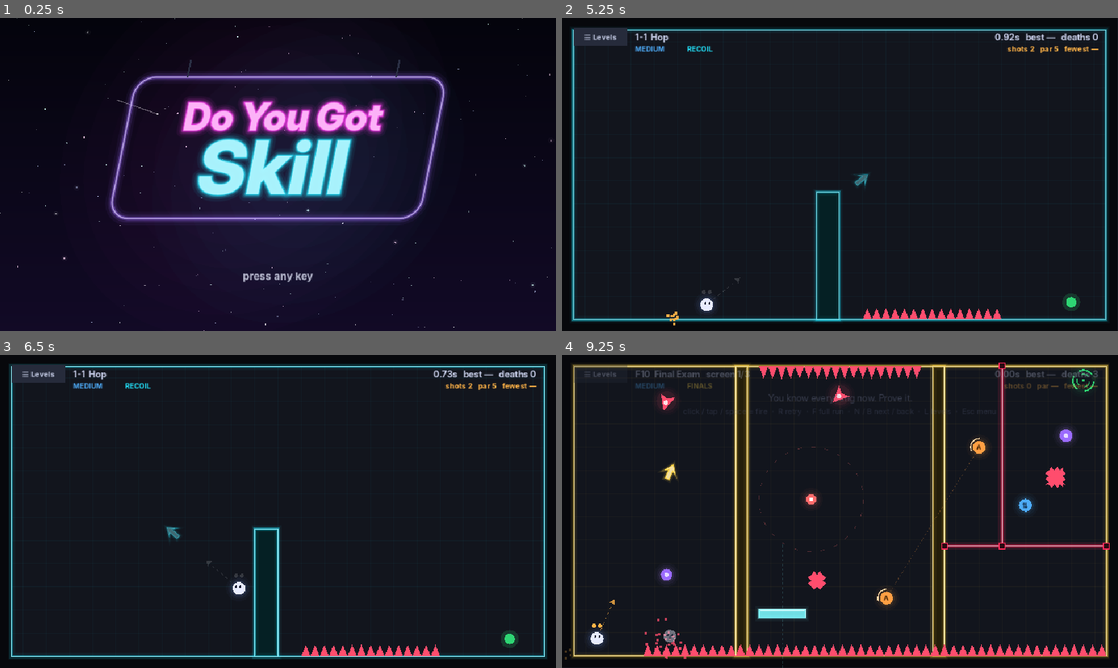
Above: before the commit, frames 1-4 (two rows, left to right).
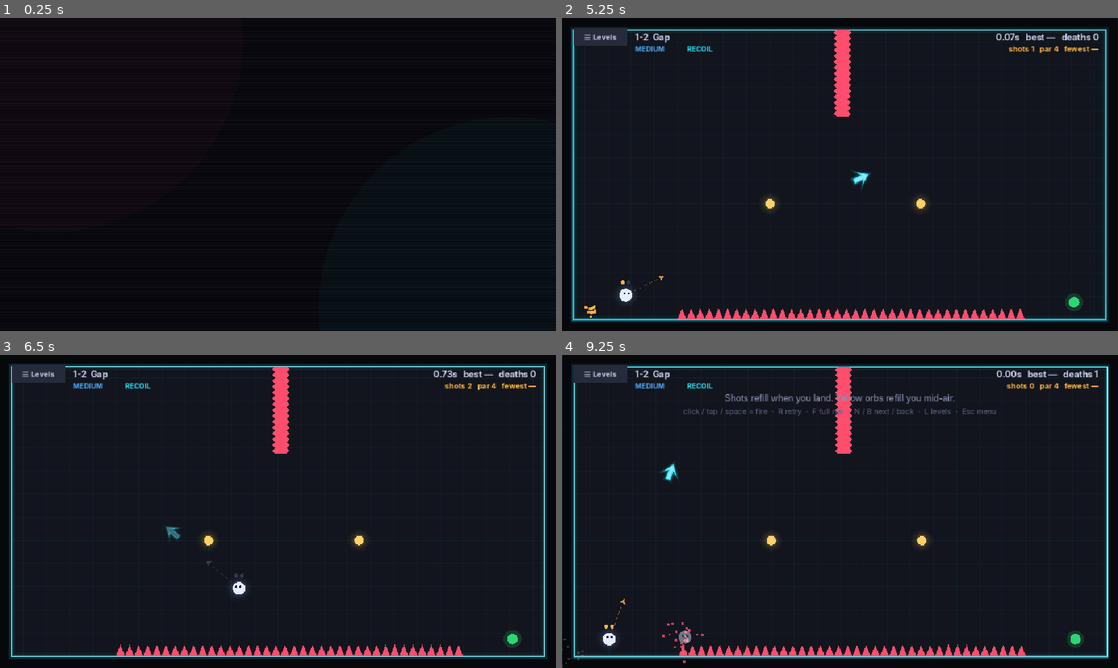
Above: after the commit, the same moments.

Repository: fallenjashin/Do-You-Got-Skill
Game: Godot game, scene res://scenes/main.tscn
Two runs of this game, one before a commit and one after it. Both use one fixed random seed, a clock stepped at 60 frames per second and the inputs below.
Inputs (mouse positions are in pixels of both pictures, inside the frame that each line leads up to):
- Up to frame 1 (0.25 s): no input
- Up to frame 2 (5.25 s): tap Enter at 0.5 s; move the mouse to (962, 158) at 0.52 s; hold Right 0.53-1.25 s; tap X at 0.6, 3.8 s; click (962, 158) at 0.67 s; tap Space at 0.77, 1.07, 3.6, 3.77, 4.07 s; tap N at 0.8, 5.1 s; drag from (728, 190) to (812, 237) at 1.27 s; move the mouse to (895, 105) at 2.02 s; hold Right 2.03-2.75 s; tap R at 2.1 s; click (895, 105) at 2.17 s; tap B at 2.3 s; drag from (812, 237) to (673, 127) at 2.77 s; move the mouse to (1006, 221) at 3.52 s; hold Left 3.53-4.25 s; click (1006, 221) at 3.67 s; tap Escape at 4.15 s; drag from (673, 127) to (756, 96) at 4.27 s; move the mouse to (867, 174) at 5.02 s; hold Down from 5.03 s (still down); click (867, 174) at 5.17 s
- Up to frame 3 (6.5 s): tap R at 5.3 s; release Down at 5.75 s; tap Space at 5.75 s; drag from (194, 433) to (166, 527) at 5.77 s
- Up to frame 4 (9.25 s): move the mouse to (962, 495) at 6.52 s; hold Up 6.53-7.25 s; tap B at 6.6 s; click (962, 495) at 6.67 s; tap Space at 6.77, 6.8, 7.07 s; drag from (728, 527) to (812, 574) at 7.27 s; move the mouse to (895, 442) at 8.02 s; hold Down 8.03-8.75 s; tap L at 8.1 s; click (895, 442) at 8.17 s; tap N at 8.3 s; drag from (812, 574) to (673, 464) at 8.77 s

The runs differ from the first frame. In frame 1, 30% of the frame differs, in the area x 0-100%, y 0-100%; in frame 2, 3.4%; in frame 3, 2.9%; in frame 4, 15%.

Commit message:
Creator logo splash before the title; web build becomes a 15-level demo
Splash: fallenjashin logo glitches in (3.1 s, any key skips) then the click-to-start title.
Demo: the Web export has the custom feature 'demo'; levels past 15 are locked, the end of
level 15 shows a demo-complete screen, demo runs aren't saved as records. Steam builds are full.

Co-Authored-By: Claude Sonnet 5.5 <noreply@anthropic.com>
Claude-Session: https://claude.ai/code/session_01ERQJNwZYDPjwTZK24zud7q

Diff:
--- a/scripts/game.gd
+++ b/scripts/game.gd
@@ -7,7 +7,7 @@
 const SfxScript := preload("res://scripts/sfx.gd")
 const MusicScript := preload("res://scripts/music.gd")
 const TitleScript := preload("res://scripts/title.gd")
-const TITLE_VIEWS := ["title", "main", "leaderboard"]
+const TITLE_VIEWS := ["splash", "title", "main", "leaderboard"]
 const W := 960.0
 const H := 540.0
 const DIFFS := ["easy", "medium", "hard", "master", "god"]
@@ -45,7 +45,12 @@
 var data: Dictionary
 var sim: Sim
 var li := 0
-var view := "play"            # "play" | "menu" | "credits" | "stats"
+var view := "play"            # "play" | "menu" | "credits" | "stats" | "demo_end" (+ TITLE_VIEWS)
+## The free web build is a demo: the first DEMO_LEVELS levels are playable, the rest show a lock.
+## The Web export preset has the custom feature "demo"; Steam builds and the editor are the full game.
+const DEMO_LEVELS := 15
+const STEAM_URL := ""         # the store page; set it once the page exists and the demo ending gets a Wishlist button
+var demo := OS.has_feature("demo")
 var diff := "medium"
 var neon_mode := "difficulty" # wall colour follows "difficulty" or "world" (level group)
 var aim := Vector2(W / 2, H / 2)
@@ -110,7 +115,7 @@
 	title.game = self
 	add_child(title)
 	load_level(last_level)
-	view = "title"
+	view = "splash"   # the creator logo, then the click-to-start title
 	print("GAME READY: %d levels" % data.levels.size())   # the web smoke test waits for this line
 
 
@@ -134,7 +139,7 @@
 			var bl = st.get("by_level", {})
 			if bl is Dictionary:
 				for k in bl: stats.by_level[str(k)] = int(bl[k])
-		if parsed.has("last"): last_level = clampi(int(parsed.last), 0, data.levels.size() - 1)
+		if parsed.has("last"): last_level = clampi(int(parsed.last), 0, playable_total() - 1)
 
 
 ## The project used to be called "Recoil", and Godot keeps user:// in a folder named after the
@@ -175,6 +180,8 @@
 func fmt_delta(ticks: float) -> String:
 	return "%s%s" % ["+" if ticks > 0 else "-" if ticks < 0 else "±", fmt_run(absf(ticks))]
 func level_total() -> int: return data.levels.size()
+## Levels you can actually play: all of them, or the demo's first DEMO_LEVELS.
+func playable_total() -> int: return mini(DEMO_LEVELS, level_total()) if demo else level_total()
 
 func par(i: int):
 	var table: Array = data.par.get("master" if diff == "god" else diff, [])
@@ -182,7 +189,7 @@
 
 
 func load_level(i: int) -> void:
-	li = posmod(i, level_total())
+	li = posmod(i, playable_total())
 	sim = Sim.new(li, diff)
 	view = "play"
 	rec = []
@@ -225,6 +232,7 @@
 ## Starting a level from a menu (Play, or a level on the grid) restarts its song from the top.
 ## Retrying after a death or pressing Next does not.
 func start_from_menu(i: int) -> void:
+	if i >= playable_total(): return   # locked in the demo
 	restart_music = true
 	run.on = false
 	if one_life(): start_god()
@@ -243,6 +251,9 @@
 
 func next_level() -> void:
 	if in_run() and run.finished: return
+	if demo and li >= playable_total() - 1:
+		credits_back = "menu"; view = "demo_end"
+		return
 	load_level(li + 1)
 
 
@@ -290,7 +301,7 @@
 
 
 func god_next() -> void:
-	if li == level_total() - 1: god.finished = true
+	if li == playable_total() - 1: god.finished = true
 	else: load_level(li + 1)
 
 
@@ -316,6 +327,7 @@
 const NEON_BOX := Rect2(20, 26, 200, 30)
 const MUSIC_BOX := Rect2(228, 26, 130, 30)
 const RUN_BOX := Rect2(790, 26, 150, 30)
+const BTN_WISHLIST := Rect2(W / 2 - 150, 380, 300, 48)
 const CREDITS_BOX := Rect2(846, 508, 94, 24)
 
 func menu_box(i: int) -> Rect2:
@@ -345,13 +357,16 @@
 				else: load_level(li)
 			KEY_F: start_run()
 			KEY_N:
-				if in_run(): if sim.done: next_level()
-				elif not one_life(): load_level(li + 1)
-				elif sim.done: god_next()
+				if in_run():
+					if sim.done: next_level()
+				elif not one_life():
+					next_level()
+				elif sim.done:
+					god_next()
 			KEY_B: if not one_life() and not in_run(): load_level(li - 1)
 			KEY_L: view = "play" if view == "menu" else "menu"
 			KEY_ESCAPE:
-				if view in ["credits", "stats"]: view = credits_back
+				if view in ["credits", "stats", "demo_end"]: view = credits_back
 				else: open_main_menu()
 			KEY_T: toggle_neon()
 			KEY_V: toggle_mute()
@@ -405,6 +420,10 @@
 
 
 func press() -> void:
+	if view == "demo_end":
+		if STEAM_URL != "" and hit(BTN_WISHLIST): OS.shell_open(STEAM_URL)
+		else: view = credits_back
+		return
 	if view == "credits" or view == "stats":
 		view = credits_back; return
 	if view == "menu":
@@ -519,12 +538,13 @@
 			god.total += sim.t; god.shots += sim.shots
 			if not best.has(key(li)) or sim.t < best[key(li)]:
 				best[key(li)] = sim.t; ghosts[key(li)] = rec.duplicate()
-			if li == level_total() - 1:
+			if li == playable_total() - 1:
 				god.finished = true; stats.runs += 1
-				if not best.has("god:run") or god.total < best["god:run"]:
-					best["god:run"] = god.total; new_best = true
-				if not best.has("god:shots") or god.shots < best["god:shots"]:
-					best["god:shots"] = god.shots; new_fewest = true
+				if not demo:   # the demo's short run is not a record
+					if not best.has("god:run") or god.total < best["god:run"]:
+						best["god:run"] = god.total; new_best = true
+					if not best.has("god:shots") or god.shots < best["god:shots"]:
+						best["god:shots"] = god.shots; new_fewest = true
 		elif not best.has(key(li)) or sim.t < best[key(li)]:
 			best[key(li)] = sim.t; ghosts[key(li)] = rec.duplicate(); new_best = true
 		if in_run(): _run_level_won()
@@ -537,8 +557,9 @@
 	run.splits.append(run.t)
 	var ref = best.get("runs:" + diff, null)
 	run.delta = run.t - int(ref[li]) if ref is Array and ref.size() > li else null
-	if li != level_total() - 1: return
+	if li != playable_total() - 1: return
 	run.finished = true; stats.runs += 1
+	if demo: return   # the demo's short run is not a record
 	var rk := "run:" + diff
 	if not best.has(rk) or run.t < int(best[rk]):
 		best[rk] = run.t; best["runs:" + diff] = run.splits.duplicate(); run.new_best = true
@@ -644,6 +665,8 @@
 		_draw_credits()
 	elif view == "stats":
 		_draw_stats()
+	elif view == "demo_end":
+		_draw_demo_end()
 
 
 func _draw_world() -> void:
@@ -982,7 +1005,7 @@
 		if run.delta != null and not run.finished:
 			col = C_GOAL if run.delta <= 0 else C_RED
 			extra = "%s  (%s)" % [extra, fmt_delta(run.delta)]
-		text("FULL RUN  %s   %d/%d   %s" % [clock, li + (1 if sim.done else 0), level_total(), extra], W - 34, 78, 14, col, "r", true)
+		text("FULL RUN  %s   %d/%d   %s" % [clock, li + (1 if sim.done else 0), playable_total(), extra], W - 34, 78, 14, col, "r", true)
 		ty = 24
 	if not sim.started and view == "play":
 		var tip: String = sim.rooms[0].tip
@@ -1023,8 +1046,9 @@
 				"   ·   %d shots" % god.shots + (" (new fewest!)" if new_fewest else "  (fewest %s)" % str(best["god:shots"]))
 			text(line, W / 2, 295, 17, C_SUB)
 			button("Run again (R)", BTN_RETRY); button("Levels (L)", BTN_LEVELS)
+			if demo: text("DEMO COMPLETE · the full game has %d levels" % level_total(), W / 2, 410, 15, C_ORB, "c", true)
 		else:
-			text("%d / %d cleared" % [li + 1, level_total()], W / 2, 250, 40, C_TEXT, "c", true)
+			text("%d / %d cleared" % [li + 1, playable_total()], W / 2, 250, 40, C_TEXT, "c", true)
 			text("run time %s  ·  %d shots  ·  click to continue" % [fmt(god.total), god.shots], W / 2, 290, 17, C_SUB)
 		return
 	if in_run() and run.finished:
@@ -1071,7 +1095,7 @@
 		"hard": "Yellow orbs work once · faster spikes · tighter grabs",
 		"master": "Spike hitboxes bigger than they look · fastest spikes · no aim line",
 		"god": "Master rules · ONE LIFE for all %d levels · die and restart from 1   (best run %s, fewest shots %s)" % [
-			level_total(), fmt(best["god:run"]) if best.has("god:run") else "—", str(best["god:shots"]) if best.has("god:shots") else "—"],
+			playable_total(), fmt(best["god:run"]) if best.has("god:run") else "—", str(best["god:shots"]) if best.has("god:shots") else "—"],
 	}
 	text(blurbs[diff], W / 2, 140, 13, C_SUB)
 	if one_life():
@@ -1087,6 +1111,13 @@
 		draw_rect(b, C_PANEL_HI if hit(b) or selected else C_PANEL)
 		if selected: draw_rect(b, C_TEXT, false, 2.0)
 		draw_rect(Rect2(b.position, Vector2(b.size.x, 2)), wc)
+		if i >= playable_total():   # locked in the demo: dimmed, with a padlock
+			draw_rect(b, Color(0.05, 0.06, 0.08, 0.72))
+			var c := b.get_center() + Vector2(0, 2)
+			draw_rect(Rect2(c.x - 8, c.y - 3, 16, 12), C_DIM)
+			draw_arc(Vector2(c.x, c.y - 3), 5.0, PI, TAU, 12, C_DIM, 2.0)
+			text(level_code(i), b.position.x + 5, b.position.y + 15, 10, Color(wc, 0.5), "l", true)
+			continue
 		var nm: String = data.levels[i].name
 		text(level_code(i), b.position.x + 5, b.position.y + 15, 10, wc, "l", true)
 		text(nm, b.get_center().x, b.position.y + 28, 11 if nm.length() <= 11 else 9, C_TEXT, "c", true)
@@ -1100,9 +1131,27 @@
 			else "par %s" % (str(pr) if pr != null else "—")
 		text(line, b.get_center().x, b.position.y + 42, 10, (C_ORB if mark != "" else C_GOAL) if bt != null else C_DIM)
 	var legend := "LB / RB difficulty · D-pad pick · A play" if using_pad else "cleared levels show  time  shots/par  (★ under par)"
+	if demo: legend = "DEMO · first %d of %d levels · the full game unlocks the rest" % [playable_total(), level_total()]
 	text(legend, W / 2, 528, 11, C_DIM)
 	draw_rect(CREDITS_BOX, C_PANEL_HI if hit(CREDITS_BOX) else C_PANEL)
 	text("Credits (C)", CREDITS_BOX.get_center().x, CREDITS_BOX.position.y + 16, 11, C_SUB, "c", true)
+
+
+## End of the demo: what the full game adds.
+func _draw_demo_end() -> void:
+	draw_rect(Rect2(0, 0, W, H), Color(0.05, 0.06, 0.08, 0.97))
+	text("DEMO COMPLETE", W / 2, 120, 34, C_ORB, "c", true)
+	text("You cleared the first %d levels." % playable_total(), W / 2, 168, 18, C_TEXT, "c", true)
+	var lines := ["The full game adds", "%d levels in 10 worlds" % level_total(), "10 three-screen finals with teleporters",
+		"Lasers, gunships, pushers and gravity flips", "God Mode: one life for the whole run"]
+	for i in lines.size():
+		text(lines[i], W / 2, 224 + i * 28, 15 if i > 0 else 13, C_SUB if i == 0 else C_TEXT, "c", i > 0)
+	if STEAM_URL != "":
+		draw_rect(BTN_WISHLIST, C_PANEL_HI if hit(BTN_WISHLIST) else C_PANEL)
+		text("Wishlist on Steam", BTN_WISHLIST.get_center().x, BTN_WISHLIST.position.y + 30, 18, C_GOAL, "c", true)
+	else:
+		text("Coming to Steam", W / 2, 408, 20, C_GOAL, "c", true)
+	text("click or press Esc to go back to the levels", W / 2, 512, 12, C_DIM)
 
 
 func _cleared_any(i: int) -> bool:
@@ -1135,7 +1184,7 @@
 	var left := [
 		["Time played", fmt_play(stats.ticks)],
 		["Levels cleared (total clears)", str(clears)],
-		["Unique levels cleared", "%d / %d" % [unique, level_total()]],
+		["Unique levels cleared", "%d / %d" % [unique, playable_total()]],
 		["Average clear time", fmt(float(stats.clear_ticks) / clears) if clears > 0 else "—"],
 		["Full runs finished", str(stats.runs)],
 	]
@@ -1163,7 +1212,7 @@
 			if best.has(d + ":" + str(lv) + rv): n += 1
 		var bx := 60.0 + i * 176.0
 		text(data.difficulties[d].label, bx, 418, 13, DIFF_COLOR[d], "l", true)
-		text("%d / %d" % [n, level_total()], bx, 440, 16, C_TEXT, "l", true)
+		text("%d / %d" % [n, playable_total()], bx, 440, 16, C_TEXT, "l", true)
 		var rb = best.get("run:" + d, null) if d != "god" else best.get("god:run", null)
 		text("best run " + (fmt_run(rb) if rb != null else "—"), bx, 458, 11, C_DIM, "l")
 	text("Counted from the update that added Career Stats.  Click or press Esc to close.", W / 2, 512, 12, C_DIM)
--- a/scripts/title.gd
+++ b/scripts/title.gd
@@ -1,5 +1,6 @@
 extends Node2D
 ## Start screen and main menu.
+##   "splash"      the creator logo glitches in (3 s, any key skips), then the title
 ##   "title"       starry sky + slanted neon sign + "press any key"
 ##   "main"        the sign glides left, the menu slides in on the right, and the neon ball
 ##                 pops in as a character that hops between menu items
@@ -20,6 +21,8 @@
 const MENU_X := 600.0
 const MENU_Y := 118.0
 const ROW := 36.0
+const SPLASH_TIME := 3.1   # seconds before the creator splash hands over to the title screen
+const LOGO := preload("res://assets/brand/creator_logo.png")
 
 var game                      # scripts/game.gd
 var time := 0.0
@@ -36,6 +39,8 @@
 var still := false          # no flicker/hum (used when exporting the sign as an image)
 var sign_only := false      # draw just the sign, no sky (transparent image export)
 var dragging := false       # dragging the music volume bar
+var splash_t := 0.0         # seconds into the creator splash
+var splash_cues := 0        # sound cues already played
 
 
 func _ready() -> void:
@@ -49,7 +54,7 @@
 
 
 func showing() -> bool:
-	return game != null and game.view in ["title", "main", "leaderboard"]
+	return game != null and game.view in ["splash", "title", "main", "leaderboard"]
 
 
 # ---------------------------------------------------------------- menu model
@@ -175,6 +180,12 @@
 	if not showing():
 		return
 	get_viewport().set_input_as_handled()
+	if game.view == "splash":
+		var skip: bool = (e is InputEventKey and e.pressed and not e.echo) or (e is InputEventMouseButton and e.pressed) \
+			or (e is InputEventJoypadButton and e.pressed) or (e is InputEventScreenTouch and e.pressed)
+		if skip and splash_t > 0.15:
+			game.view = "title"
+		return
 	if game.view == "title":
 		var pressed: bool = (e is InputEventKey and e.pressed and not e.echo) or (e is InputEventMouseButton and e.pressed) \
 			or (e is InputEventJoypadButton and e.pressed) or (e is InputEventScreenTouch and e.pressed)
@@ -257,9 +268,19 @@
 	visible = showing()
 	if not visible:
 		return
+	time += delta
+	if game.view == "splash":
+		splash_t += minf(delta, 0.05)   # a slow first frame (shader compile, web load) must not eat the splash
+		if splash_cues < 1 and splash_t > 0.35:
+			splash_cues = 1; game.sfx.beep(140, 0.18, "sawtooth", 0.04, 60)
+		if splash_cues < 2 and splash_t > 1.15:
+			splash_cues = 2; game.sfx.beep(880, 0.10, "square", 0.03, 1400)
+		if splash_t >= SPLASH_TIME:
+			game.view = "title"
+		queue_redraw()
+		return
 	if game.music.current != game.music.TITLE:
 		game.music.play(game.music.TITLE)
-	time += delta
 	if game.view != "title" and trans < 1.0:
 		trans = minf(1.0, trans + delta / TRANSITION)
 		if trans > 0.75 and pop == 0.0:
@@ -302,6 +323,9 @@
 func _draw() -> void:
 	if not showing():
 		return
+	if game.view == "splash":
+		_draw_splash()
+		return
 	var k := _ease(trans)
 	if sign_only:
 		draw_neon_sign(Vector2(480, 270), 1.15, time)
@@ -321,6 +345,38 @@
 		draw_rect(Rect2(q.p - Vector2(2, 2), Vector2(4, 4)), Color(q.c, q.life))
 	if game.view == "main" and pop > 0.0:
 		_draw_ball()
+
+
+## Creator splash: the logo glitches in (sliced rows and a pink/cyan split that settle), holds, fades out.
+func _draw_splash() -> void:
+	var t := splash_t
+	draw_rect(Rect2(0, 0, W, H), Color("#07070d"))
+	draw_circle(Vector2(90, 40), 330.0, Color(1.0, 0.16, 0.43, 0.035))
+	draw_circle(Vector2(880, 500), 330.0, Color(0.0, 0.94, 1.0, 0.03))
+	var a := clampf((t - 0.35) / 0.5, 0.0, 1.0)
+	if t < 1.15:
+		a *= 0.55 + (0.45 if _rand(floorf(t * 30.0)) >= 0.5 else 0.0)   # flicker on
+	a *= 1.0 - clampf((t - 2.5) / 0.6, 0.0, 1.0)                # fade out
+	var g := clampf(1.0 - (t - 0.35) / 0.8, 0.0, 1.0) if t > 0.35 else 0.0
+	if t > 1.85 and t < 1.97: g = maxf(g, 0.45)                 # one more glitch while it holds
+	var w := 560.0
+	var h := w * LOGO.get_height() / LOGO.get_width()
+	var r := Rect2(W / 2 - w / 2, 262.0 - h / 2, w, h)
+	if a > 0.0:
+		if g > 0.02:
+			draw_texture_rect(LOGO, Rect2(r.position + Vector2(10.0 * g, 0), r.size), false, Color(1.0, 0.16, 0.43, 0.55 * a))
+			draw_texture_rect(LOGO, Rect2(r.position + Vector2(-10.0 * g, 0), r.size), false, Color(0.0, 0.94, 1.0, 0.55 * a))
+		var bands := 18
+		var src_h := float(LOGO.get_height()) / bands
+		for i in bands:
+			var dx := 0.0
+			var n := _rand(floorf(t * 24.0) * 31.0 + i)
+			if g > 0.02 and n > 0.45:
+				dx = (_rand(n * 97.0 + i) - 0.5) * 70.0 * g
+			draw_texture_rect_region(LOGO, Rect2(r.position + Vector2(dx, i * h / bands), Vector2(w, h / bands + 0.6)),
+				Rect2(0, i * src_h, LOGO.get_width(), src_h + 1.0), Color(1, 1, 1, a))
+	for y in range(0, int(H), 4):
+		draw_line(Vector2(0, y), Vector2(W, y), Color(1, 1, 1, 0.03), 1.0)
 
 
 func _draw_sky(k: float) -> void:
--- a/tests/test_game.gd
+++ b/tests/test_game.gd
@@ -35,6 +35,17 @@
 
 	# ---- start screen and main menu
 	var t: Node2D = game.title
+	check(game.view == "splash", "the game opens on the creator splash")
+	t._unhandled_input(_key(KEY_X))
+	check(game.view == "splash", "the splash ignores a keypress in its first instant")
+	for i in 10: t._process(0.05)    # the splash clock advances at most 0.05 s a frame
+	t._unhandled_input(_key(KEY_X))
+	check(game.view == "title", "any key skips the splash to the start screen")
+	game.view = "splash"; t.splash_t = 0.0
+	for i in 20: t._process(0.05)
+	check(game.view == "splash", "the splash is still showing after 1 s")
+	for i in 50: t._process(0.05)
+	check(game.view == "title", "the splash hands over to the start screen by itself")
 	check(game.view == "title", "the game opens on the start screen")
 	t._unhandled_input(_key(KEY_X))
 	check(game.view == "main", "any key opens the main menu")
@@ -344,6 +355,35 @@
 	check(game.view == "main", "clicking closes the stats screen")
 	check(game.fmt_play(3725.0 * 60.0) == "1h 02m" and game.fmt_play(95.0 * 60.0) == "1m 35s" and game.fmt_play(42.0 * 60.0) == "42s", "play time formats")
 
+	# ---- demo build: the first 15 levels, the rest locked
+	game.set_diff("medium"); game.demo = true
+	check(game.playable_total() == 15, "the demo has 15 playable levels")
+	game.start_from_menu(15)
+	check(game.li != 15, "a locked level doesn't start in the demo")
+	game.load_level(14)
+	check(game.li == 14, "the last demo level loads")
+	game.aim = Vector2(game.sim.px, 0); game.press()
+	game.sim.px = game.sim.L.goal[0]; game.sim.py = game.sim.L.goal[1]; game.sim.vx = 0.0; game.sim.vy = 0.0
+	ticks(2)
+	game._unhandled_input(_key(KEY_N))
+	check(game.view == "demo_end", "Next after the last demo level shows the demo ending")
+	game._unhandled_input(_key(KEY_ESCAPE))
+	check(game.view == "menu", "Esc leaves the demo ending for the level grid")
+	game.load_level(14)
+	check(game.li == 14, "the demo ending doesn't break the level")
+	var best_before: int = game.best.size()
+	game.start_run()
+	for lvl in 15:
+		game.aim = Vector2(game.sim.px, 0); game.press()
+		game.sim.px = game.sim.L.goal[0]; game.sim.py = game.sim.L.goal[1]; game.sim.vx = 0.0; game.sim.vy = 0.0
+		if game.sim.rooms.size() > 1: game.sim._enter_room(game.sim.rooms.size() - 1, false)
+		game.sim.px = game.sim.L.goal[0]; game.sim.py = game.sim.L.goal[1]
+		ticks(2)
+		if lvl < 14: game._unhandled_input(_key(KEY_N))
+	check(game.run.finished and not game.best.has("run:medium_demo") and game.run.splits.size() == 15, "a demo run ends after 15 levels")
+	game.demo = false
+	check(game.playable_total() == 60, "the full game has all 60 levels")
+
 	print("game test: %s" % ("ALL PASSED" if failures == 0 else "%d FAILED" % failures))
 	game.free()
 	quit(1 if failures else 0)
Binary file added: assets/brand/creator_logo.png
Not shown, added: assets/brand/creator_logo.png.import
Not shown, changed: export_presets.cfg
Not shown, changed: CLAUDE.md
